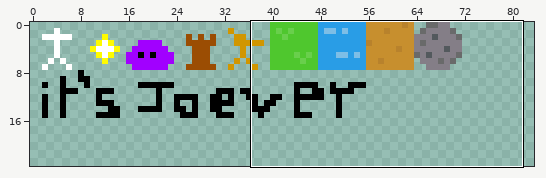
Sprite sheet -- assets/spritesheet.png. Above: a wide view before the commit, with the close-up outlined.
Close-up. Before:
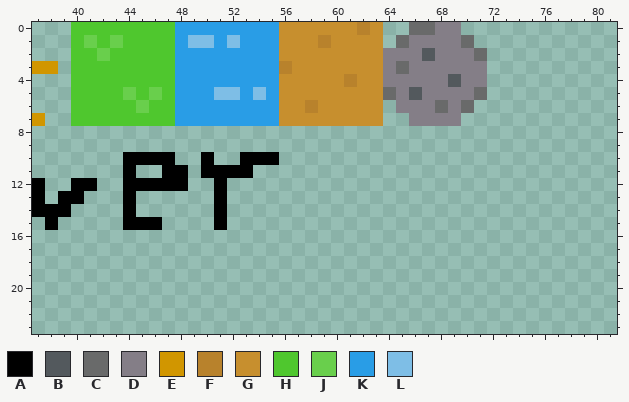
The file is 128x128 pixels. Shown: x 37..81, y 0..23. The wide view leaves out empty margins.
Palette (. is transparent): A #000000  B #53595d  C #696a6a  D #847e87  E #d19600  F #b8822c  G #c78f2e  H #4fc72e  J #69cf4c  K #299de6  L #7ebee6
Pixels before, first column x 37:
 0 ...HHHHHHHHKKKKKKKKGGGGGGFG..CCDD..
 1 ...HJHJHHHHKLLKLKKKGGGFGGGG.CDDDDC.
 2 ...HHJHHHHHKKKKKKKKGGGGGGGGDDDBDDDC
 3 EE.HHHHHHHHKKKKKKKKFGGGGGGGDCDDDDDD
 4 ...HHHHHHHHKKKKKKKKGGGGGFGGDDDDDBDD
 5 ...HHHHJHJHKKKLLKLKGGGGGGGGCDBDDDDC
 6 ...HHHHHJHHKKKKKKKKGGFGGGGG.DDDCDC.
 7 E..HHHHHHHHKKKKKKKKGGGGGGGG..DDDD..
 8 ...................................
 9 ...................................
10 .......AAAA..A..AAA................
11 .......A..AA.AAAA..................
12 A..AA..AAAAA..A....................
13 A.AA...A......A....................
14 AAA....A......A....................
15 .A.....AAA....A....................
The result:
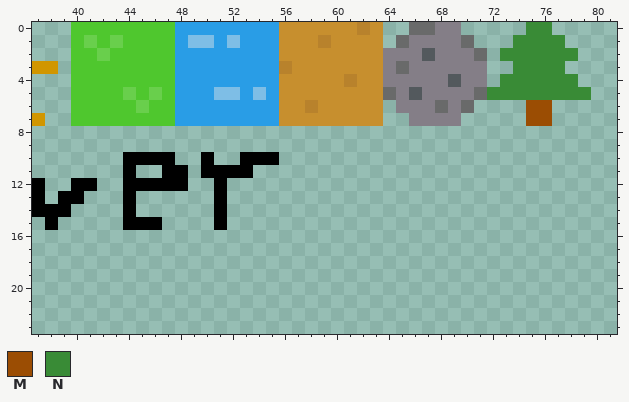
Colours new in this view: M #9b4d03  N #398b36
The edit:
Changed rows in their new state; - is an unchanged pixel.
first column x 72:
 0 ---NN---
 1 --NNNN--
 2 -NNNNNN-
 3 --NNNN--
 4 -NNNNNN-
 5 NNNNNNNN
 6 ---MM---
 7 ---MM---
Pixel boxes of the changes (left, top, right, bottom) in both close-ups:
added: (487, 22, 591, 126)
